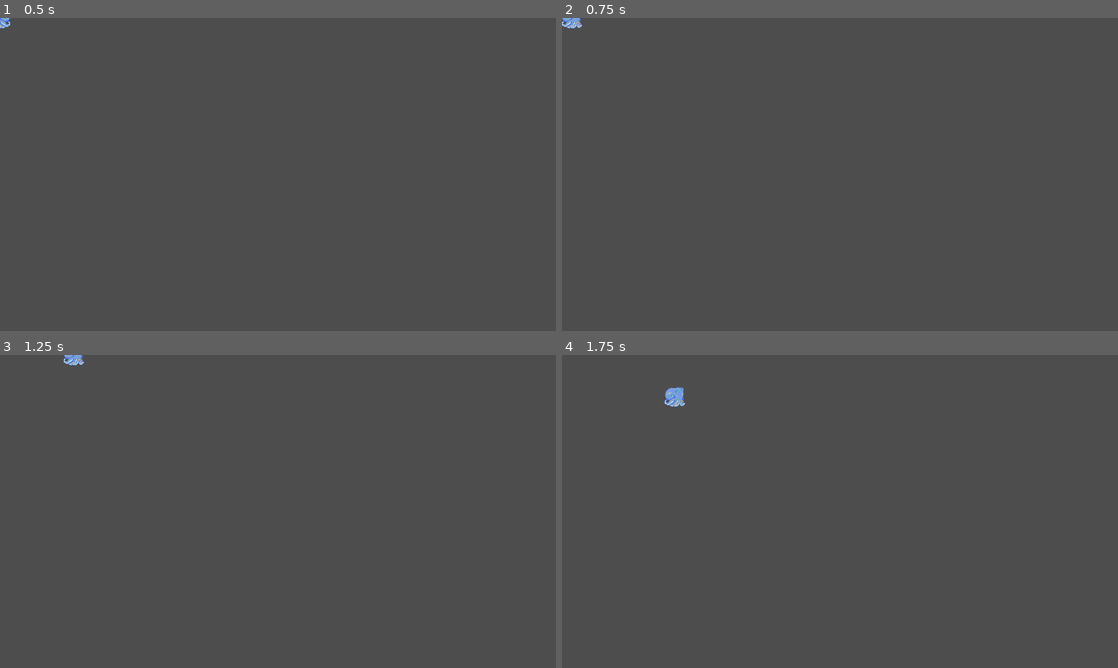
Above: before the commit, frames 1-4 (two rows, left to right).
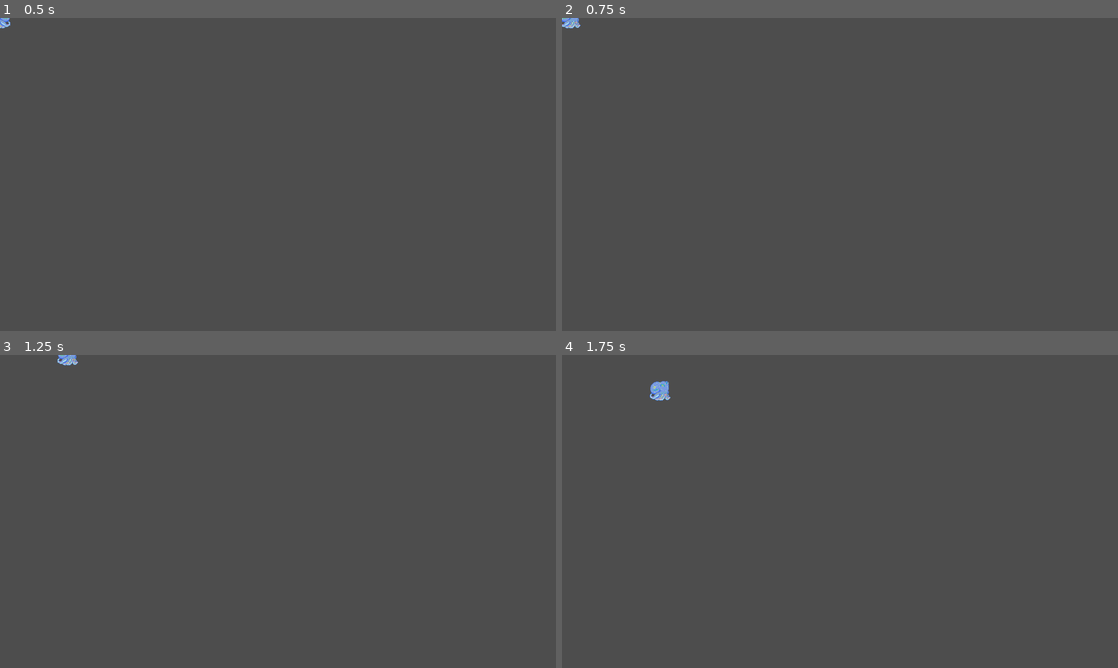
Above: after the commit, the same moments.

Repository: Igonorant/perfect-form
Game: Godot game, scene res://player.tscn
The game is run twice, just before and just after one commit, with the same random seed, the same clock (stepped at 60 frames per second) and the same inputs.
Inputs:
- Up to frame 1 (0.5 s): no input
- Up to frame 2 (0.75 s): tap Enter at 0.5 s; hold Right (move_right) from 0.53 s (still down)
- Up to frame 3 (1.25 s): keep holding Right (move_right)
- Up to frame 4 (1.75 s): release Right (move_right) at 1.28 s; hold Down (move_down) from 1.28 s (still down)

Frame 1 is identical in both runs. In frame 2, less than 0.1% of the frame differs, in the area x 0-4%, y 0-4%; in frame 3, 0.1%; in frame 4, 0.4%, in the area x 15-23%, y 8-17%.

Commit message:
Updating friction system of velocity component

Diff:
--- a/components/velocity_component.gd
+++ b/components/velocity_component.gd
@@ -1,22 +1,22 @@
 extends Node
 class_name VelocityComponent
 
-@export var velocity_limit : float = 300 # maximum velocity in pixels/sec
-@export var acceleration : float = 1500 # pixels/sec^2
-@export var friction : float = 0.05 # % of velocity
+@export var velocity_limit : float = 300.0 # maximum velocity in pixels/sec
+@export var acceleration : float = 1500.0 # pixels/sec^2
+@export var dynamic_friction : float = 3.0 # decceleration in %/sec (1 means 100%/s)
+@export var static_friction : float = 300.0 # decceleration in pixels/sec^2
 var m_velocity : Vector2
 var m_direction : Vector2
-var m_min_velocity : float
 
 func _ready() -> void:
 	m_velocity = Vector2.ZERO
 	m_direction = Vector2.ZERO
-	m_min_velocity = 0.02 * velocity_limit
+	assert(acceleration > static_friction, "Friction should not be greater than acceleration, it doesn't make sense.")
 
 func _process(delta: float) -> void:
 	# Update velocity based on friction for X and Y components
-	m_velocity.x = _add_friction(m_velocity.x)
-	m_velocity.y = _add_friction(m_velocity.y)
+	m_velocity.x = _add_friction(m_velocity.x, delta)
+	m_velocity.y = _add_friction(m_velocity.y, delta)
 
 	# If there is any direction, accelerate
 	if (!m_direction.is_zero_approx()):
@@ -24,13 +24,16 @@
 		m_velocity = m_velocity.clampf(-velocity_limit, velocity_limit)
 
 # Add friction based on current velocity.
-# If it is less than 2% of the velocity limit, make it 0 to avoid going closer and closer to 0
-func _add_friction(velocity_component: float) -> float:
-	if (abs(velocity_component) < m_min_velocity):
+func _add_friction(velocity_component: float, delta: float) -> float:
+	var static_friction_delta: float = static_friction * delta
+	if abs(velocity_component) < static_friction_delta:
 		return 0.0
-	else:
-		velocity_component -= velocity_component * friction
-		return velocity_component
+	# Apply dynamic friction
+	velocity_component -= velocity_component * dynamic_friction * delta
+	# Apply static friction in the correct direction
+	velocity_component -= sign(velocity_component) * static_friction_delta
+	return velocity_component
+
 
 func set_direction(direction: Vector2) -> void:
 	m_direction = direction
